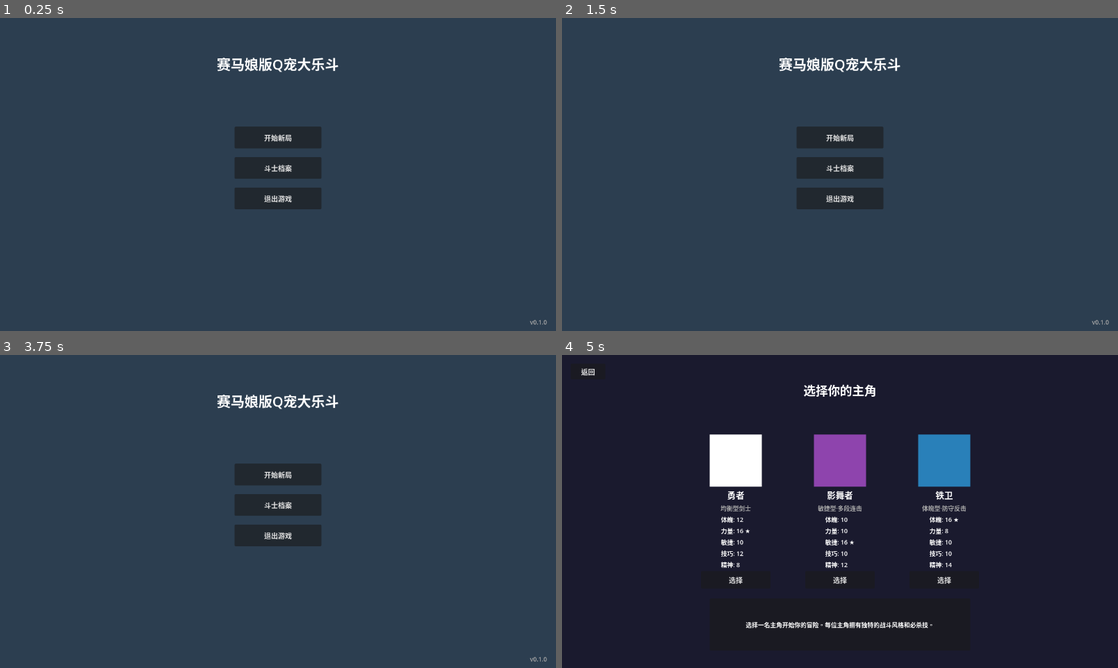
Above: before the commit, frames 1-4 (two rows, left to right).
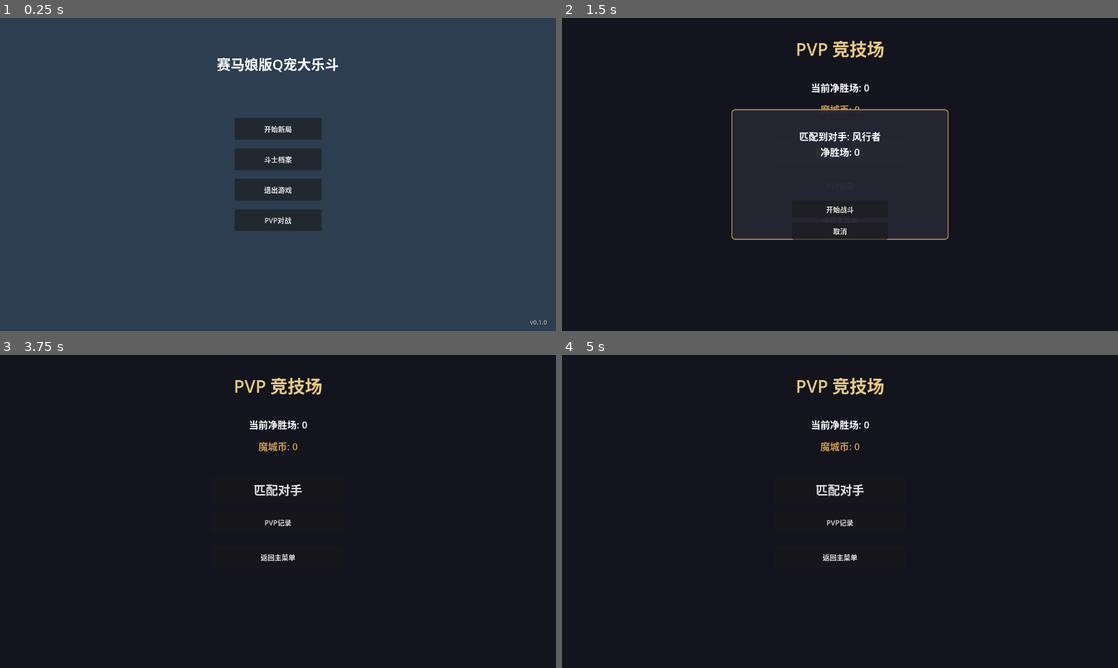
Above: after the commit, the same moments.

Repository: TianYu0321/Hero-Battle
Game: Godot game, scene res://scenes/main_menu/menu.tscn
Two runs of this game, one before a commit and one after it. Both use one fixed random seed, a clock stepped at 60 frames per second and the inputs below.
Inputs (mouse positions are in pixels of both pictures, inside the frame that each line leads up to):
- Up to frame 1 (0.25 s): no input
- Up to frame 2 (1.5 s): click (840, 221) at 0.5 s, where only the run after the commit has a clickable "PVP对战"; click (840, 152) at 1.25 s, where only the run after the commit has a clickable "匹配对手"
- Up to frame 3 (3.75 s): click (278, 520) at 2 s, where only the run after the commit has a clickable "PVP记录"; click (278, 558) at 2.75 s, where only the run after the commit has a clickable "返回主菜单"; click (278, 567) at 3.5 s, where only the run after the commit has a clickable "取消"
- Up to frame 4 (5 s): click (840, 473) at 4.25 s, where only the run before the commit has a clickable "开始新局"

The runs differ from the first frame. In frame 1, 3.9% of the frame differs, in the area x 42-58%, y 32-68%; in frame 2, 97%, in the area x 0-100%, y 0-100%; in frame 3, 97%; in frame 4, 7.8%.

Commit message:
0512bug修复

Diff:
--- a/autoload/event_bus.gd
+++ b/autoload/event_bus.gd
@@ -44,6 +44,8 @@
 signal pvp_match_found(opponent_data: Dictionary)
 signal pvp_battle_started(allies: Array, enemies: Array, playback_mode: String)
 signal pvp_result(result: Dictionary)
+signal pvp_lobby_requested
+signal mocheng_coin_changed(current: int, delta: int, reason: String)
 
 # --- 战斗信号 (Battle Lifecycle) ---
 signal battle_started(allies: Array, enemies: Array, battle_config: Dictionary)
--- a/autoload/game_manager.gd
+++ b/autoload/game_manager.gd
@@ -24,6 +24,7 @@
 	"FINAL_BATTLE": "res://scenes/battle/battle.tscn",
 	"SETTLEMENT": "res://scenes/settlement/settlement.tscn",
 	"ARCHIVE_VIEW": "res://scenes/archive_view/archive_view.tscn",
+	"PVP_LOBBY": "res://scenes/pvp_lobby/pvp_lobby.tscn",
 }
 
 # 字符串ID → 数字ID 映射（供RunMain启动RunController时使用）
@@ -60,6 +61,7 @@
 	EventBus.back_to_menu_requested.connect(_on_back_to_menu_requested)
 	EventBus.back_to_hero_select.connect(_on_back_to_hero_select)
 	EventBus.archive_view_requested.connect(_on_archive_view_requested)
+	EventBus.pvp_lobby_requested.connect(_on_pvp_lobby_requested)
 
 func change_scene(to_state: String, transition_type: String = "fade") -> void:
 	if _is_transitioning:
@@ -163,3 +165,6 @@
 
 func _on_archive_view_requested(_archive_id: String = "") -> void:
 	change_scene("ARCHIVE_VIEW", "fade")
+
+func _on_pvp_lobby_requested() -> void:
+	change_scene("PVP_LOBBY", "fade")
--- a/autoload/save_manager.gd
+++ b/autoload/save_manager.gd
@@ -312,16 +312,23 @@
 	_save_player_data(data)
 	return true
 
-func _load_player_data() -> Dictionary:
+func load_player_data() -> Dictionary:
 	var file_path: String = ConfigManager.SAVE_DIR + "player_data.json"
 	var data: Dictionary = ModelsSerializer.load_json_file(file_path)
 	if data.is_empty():
-		data = {"mocheng_coin": 0, "unlocked_partners": [], "net_wins": 0}
+		data = {"mocheng_coin": 0, "unlocked_partners": [], "net_wins": 0, "total_wins": 0, "total_losses": 0, "pvp_wins_today": 0, "last_pvp_date": ""}
 	return data
 
-func _save_player_data(data: Dictionary) -> void:
+func save_player_data(data: Dictionary) -> void:
 	var file_path: String = ConfigManager.SAVE_DIR + "player_data.json"
 	var file: FileAccess = FileAccess.open(file_path, FileAccess.WRITE)
 	if file != null:
 		file.store_string(JSON.stringify(data, "\t"))
 		file.close()
+
+# 兼容旧调用
+func _load_player_data() -> Dictionary:
+	return load_player_data()
+
+func _save_player_data(data: Dictionary) -> void:
+	save_player_data(data)
--- a/scenes/main_menu/menu.gd
+++ b/scenes/main_menu/menu.gd
@@ -31,6 +31,16 @@
 	else:
 		push_warning("[MainMenu] BtnArchive 未找到")
 
+	# 启用PVP对战按钮
+	var btn_pvp: Button = get_node_or_null("%BtnPVP")
+	if btn_pvp != null:
+		btn_pvp.visible = true
+		btn_pvp.disabled = false
+		btn_pvp.pressed.connect(_on_pvp_pressed)
+		print("[MainMenu] PVP按钮已启用")
+	else:
+		push_warning("[MainMenu] BtnPVP 未找到")
+
 	# 主菜单中隐藏PauseMenu的"返回主菜单"按钮
 	_pause_menu.set_is_main_menu(true)
 
@@ -58,6 +68,10 @@
 func _on_archive_button_pressed() -> void:
 	print("[MainMenu] 查看档案按钮点击")
 	EventBus.archive_view_requested.emit()
+
+func _on_pvp_pressed() -> void:
+	print("[MainMenu] PVP对战按钮点击")
+	EventBus.pvp_lobby_requested.emit()
 
 func _on_menu_button_pressed() -> void:
 	print("[MainMenu] 菜单按钮点击")
--- a/scenes/main_menu/menu.tscn
+++ b/scenes/main_menu/menu.tscn
@@ -75,6 +75,12 @@
 custom_minimum_size = Vector2(200, 50)
 text = "退出游戏"
 
+[node name="BtnPVP" type="Button" parent="MenuButtons"]
+unique_name_in_owner = true
+layout_mode = 2
+custom_minimum_size = Vector2(200, 50)
+text = "PVP对战"
+
 [node name="MenuButton" type="Button" parent="."]
 layout_mode = 1
 anchors_preset = 1
--- /dev/null
+++ b/scenes/pvp_lobby/pvp_lobby.gd
@@ -0,0 +1,227 @@
+class_name PvpLobby
+extends Control
+
+@onready var net_wins_label: Label = $NetWinsDisplay
+@onready var coin_label: Label = $MochengCoinDisplay
+@onready var match_button: Button = $MatchButton
+@onready var record_button: Button = $RecordButton
+@onready var back_button: Button = $BackButton
+@onready var match_result_panel: Panel = $MatchResultPanel
+@onready var opponent_info_label: Label = $MatchResultPanel/OpponentInfoLabel
+@onready var start_battle_button: Button = $MatchResultPanel/StartBattleButton
+@onready var cancel_button: Button = $MatchResultPanel/CancelButton
+@onready var battle_summary_panel = $BattleSummaryPanel
+
+var _current_opponent: Dictionary = {}
+var _player_data: Dictionary = {}
+var _virtual_pool: VirtualArchivePool = null
+
+func _ready() -> void:
+	_load_player_data()
+	_update_ui()
+
+	match_button.pressed.connect(_on_match_pressed)
+	record_button.pressed.connect(_on_record_pressed)
+	back_button.pressed.connect(_on_back_pressed)
+	start_battle_button.pressed.connect(_on_start_battle)
+	cancel_button.pressed.connect(_on_cancel_match)
+	battle_summary_panel.confirmed.connect(_on_battle_confirmed)
+
+	match_result_panel.visible = false
+	battle_summary_panel.visible = false
+
+	_virtual_pool = VirtualArchivePool.new()
+	_virtual_pool._load_virtual_archives()
+
+func _load_player_data() -> void:
+	_player_data = SaveManager.load_player_data()
+	if _player_data.is_empty():
+		_player_data = {
+			"net_wins": 0,
+			"total_wins": 0,
+			"total_losses": 0,
+			"mocheng_coin": 0,
+			"pvp_wins_today": 0,
+			"last_pvp_date": "",
+		}
+
+func _update_ui() -> void:
+	net_wins_label.text = "当前净胜场: %d" % _player_data.get("net_wins", 0)
+	coin_label.text = "魔城币: %d" % _player_data.get("mocheng_coin", 0)
+
+func _on_match_pressed() -> void:
+	print("[PvpLobby] 开始匹配")
+
+	var net_wins: int = _player_data.get("net_wins", 0)
+	var opponent: Dictionary = _find_opponent_by_net_wins(net_wins)
+
+	if opponent.is_empty():
+		opponent_info_label.text = "未找到匹配对手，使用AI挑战者"
+		_current_opponent = _generate_ai_opponent()
+	else:
+		var opp_name: String = opponent.get("hero_name", "影子斗士")
+		var opp_wins: int = opponent.get("net_wins", 0)
+		opponent_info_label.text = "匹配到对手: %s\n净胜场: %d" % [opp_name, opp_wins]
+		_current_opponent = opponent
+
+	match_result_panel.visible = true
+
+func _find_opponent_by_net_wins(player_net_wins: int) -> Dictionary:
+	var all_archives: Array[Dictionary] = SaveManager.load_archives("date", 9999, "")
+
+	# 加入虚拟档案
+	for va in _virtual_pool._virtual_archives:
+		all_archives.append(va)
+
+	var candidates: Array[Dictionary] = []
+	for archive in all_archives:
+		var opp_net_wins: int = archive.get("net_wins", 0)
+		if abs(opp_net_wins - player_net_wins) <= 2:
+			candidates.append(archive)
+
+	if candidates.is_empty():
+		for archive in all_archives:
+			candidates.append(archive)
+
+	if candidates.is_empty():
+		return {}
+
+	var rng := RandomNumberGenerator.new()
+	rng.randomize()
+	return candidates[rng.randi() % candidates.size()]
+
+func _generate_ai_opponent() -> Dictionary:
+	return {
+		"hero_name": "AI挑战者",
+		"hero_config_id": 1,
+		"attr_snapshot_vit": 20,
+		"attr_snapshot_str": 20,
+		"attr_snapshot_agi": 20,
+		"attr_snapshot_tec": 20,
+		"attr_snapshot_mnd": 20,
+		"partners": [
+			{"partner_config_id": 1001, "current_level": 1},
+		],
+		"net_wins": 0,
+		"_source": "ai",
+	}
+
+func _on_start_battle() -> void:
+	print("[PvpLobby] 开始PVP战斗")
+	match_result_panel.visible = false
+
+	var pvp_director := PvpDirector.new()
+	add_child(pvp_director)
+
+	var player_archive := _get_current_player_archive()
+	var pvp_config: Dictionary = {
+		"turn_number": 30,
+		"player_gold": 0,
+		"player_hp": player_archive.get("max_hp_reached", 100),
+		"player_hero": _archive_to_battle_dict(player_archive),
+		"run_seed": randi(),
+		"use_archive": true,
+		"opponent_archive": _current_opponent,
+	}
+
+	var result: Dictionary = pvp_director.execute_pvp(pvp_config)
+	pvp_director.queue_free()
+
+	_process_pvp_result(result)
+
+	# 转换格式给 BattleSummaryPanel
+	var battle_result: Dictionary = {
+		"winner": "player" if result.get("won", false) else "enemy",
+		"enemies": [{"name": result.get("opponent_name", "???")}],
+		"turns_elapsed": result.get("combat_summary", {}).get("turns", 0),
+		"hero_remaining_hp": int(player_archive.get("max_hp_reached", 100) * result.get("combat_summary", {}).get("player_hp_ratio", 1.0)),
+		"hero_max_hp": player_archive.get("max_hp_reached", 100),
+		"gold_reward": 0,
+		"max_chain_count": result.get("combat_summary", {}).get("max_chain", 0),
+		"opponent_source": _current_opponent.get("_source", result.get("opponent_source", "ai")),
+	}
+	battle_summary_panel.show_result(battle_result)
+	battle_summary_panel.visible = true
+
+func _process_pvp_result(result: Dictionary) -> void:
+	var won: bool = result.get("won", false)
+	var total_wins: int = _player_data.get("total_wins", 0)
+	var total_losses: int = _player_data.get("total_losses", 0)
+	var current_coin: int = _player_data.get("mocheng_coin", 0)
+	var today_wins: int = _player_data.get("pvp_wins_today", 0)
+	var last_date: String = _player_data.get("last_pvp_date", "")
+
+	var today_str: String = Time.get_datetime_string_from_unix_time(Time.get_unix_time_from_system(), true).split(" ")[0]
+	if last_date != today_str:
+		today_wins = 0
+		last_date = today_str
+
+	if won:
+		total_wins += 1
+		_player_data["total_wins"] = total_wins
+
+		if today_wins < 5:
+			current_coin += 20
+			today_wins += 1
+			print("[PvpLobby] 魔城币+20，今日胜利 %d/5" % today_wins)
+			EventBus.emit_signal("mocheng_coin_changed", current_coin, 20, "pvp_reward")
+		else:
+			print("[PvpLobby] 今日PVP已达上限，不再发放魔城币")
+	else:
+		total_losses += 1
+		_player_data["total_losses"] = total_losses
+		print("[PvpLobby] PVP失败")
+
+	var net_wins: int = maxi(0, total_wins - total_losses)
+	_player_data["net_wins"] = net_wins
+	_player_data["mocheng_coin"] = current_coin
+	_player_data["pvp_wins_today"] = today_wins
+	_player_data["last_pvp_date"] = last_date
+
+	SaveManager.save_player_data(_player_data)
+	_update_ui()
+
+	print("[PvpLobby] PVP结算完成: 净胜场=%d, 魔城币=%d" % [net_wins, current_coin])
+
+func _get_current_player_archive() -> Dictionary:
+	var archives: Array[Dictionary] = SaveManager.load_archives("date", 1, "")
+	if not archives.is_empty():
+		return archives[0]
+	return {
+		"hero_config_id": 1,
+		"attr_snapshot_vit": 20,
+		"attr_snapshot_str": 20,
+		"attr_snapshot_agi": 20,
+		"attr_snapshot_tec": 20,
+		"attr_snapshot_mnd": 20,
+		"max_hp_reached": 100,
+		"partners": [],
+	}
+
+func _archive_to_battle_dict(archive: Dictionary) -> Dictionary:
+	return {
+		"hero_id": ConfigManager.get_hero_id_by_config_id(archive.get("hero_config_id", 1)),
+		"stats": {
+			"physique": archive.get("attr_snapshot_vit", 10),
+			"strength": archive.get("attr_snapshot_str", 10),
+			"agility": archive.get("attr_snapshot_agi", 10),
+			"technique": archive.get("attr_snapshot_tec", 10),
+			"spirit": archive.get("attr_snapshot_mnd", 10),
+		},
+		"max_hp": archive.get("max_hp_reached", 100),
+		"hp": archive.get("max_hp_reached", 100),
+	}
+
+func _on_record_pressed() -> void:
+	print("[PvpLobby] 查看PVP记录")
+	# TODO: 显示PVP历史记录弹窗
+
+func _on_back_pressed() -> void:
+	EventBus.back_to_menu_requested.emit()
+
+func _on_cancel_match() -> void:
+	match_result_panel.visible = false
+	_current_opponent = {}
+
+func _on_battle_confirmed() -> void:
+	battle_summary_panel.visible = false
--- /dev/null
+++ b/scenes/pvp_lobby/pvp_lobby.tscn
@@ -0,0 +1,159 @@
+[gd_scene load_steps=4 format=3 uid="uid://pvp_lobby01"]
+
+[ext_resource type="Script" path="res://scenes/pvp_lobby/pvp_lobby.gd" id="1_lobby"]
+[ext_resource type="PackedScene" uid="uid://vktho61lbwnk" path="res://scenes/run_main/battle_summary_panel.tscn" id="2_bsp"]
+
+[sub_resource type="StyleBoxFlat" id="StyleBoxFlat_panel"]
+bg_color = Color(0.15, 0.15, 0.2, 0.95)
+border_width_left = 2
+border_width_top = 2
+border_width_right = 2
+border_width_bottom = 2
+border_color = Color(0.8, 0.6, 0.3, 1)
+corner_radius_top_left = 8
+corner_radius_top_right = 8
+corner_radius_bottom_right = 8
+corner_radius_bottom_left = 8
+
+[node name="PvpLobby" type="Control"]
+layout_mode = 3
+anchors_preset = 15
+anchor_right = 1.0
+anchor_bottom = 1.0
+grow_horizontal = 2
+grow_vertical = 2
+script = ExtResource("1_lobby")
+
+[node name="Background" type="ColorRect" parent="."]
+layout_mode = 1
+anchors_preset = 15
+anchor_right = 1.0
+anchor_bottom = 1.0
+grow_horizontal = 2
+grow_vertical = 2
+color = Color(0.08, 0.08, 0.12, 1)
+
+[node name="TitleLabel" type="Label" parent="."]
+layout_mode = 1
+anchors_preset = 5
+anchor_left = 0.5
+anchor_right = 0.5
+offset_left = -200.0
+offset_top = 40.0
+offset_right = 200.0
+offset_bottom = 100.0
+grow_horizontal = 2
+theme_override_font_sizes/font_size = 40
+theme_override_colors/font_color = Color(0.9, 0.8, 0.5, 1)
+text = "PVP 竞技场"
+horizontal_alignment = 1
+vertical_alignment = 1
+
+[node name="NetWinsDisplay" type="Label" parent="."]
+layout_mode = 0
+offset_left = 440.0
+offset_top = 140.0
+offset_right = 840.0
+offset_bottom = 180.0
+theme_override_font_sizes/font_size = 22
+text = "当前净胜场: 0"
+horizontal_alignment = 1
+vertical_alignment = 1
+
+[node name="MochengCoinDisplay" type="Label" parent="."]
+layout_mode = 0
+offset_left = 440.0
+offset_top = 190.0
+offset_right = 840.0
+offset_bottom = 230.0
+theme_override_font_sizes/font_size = 22
+theme_override_colors/font_color = Color(0.8, 0.6, 0.3, 1)
+text = "魔城币: 0"
+horizontal_alignment = 1
+vertical_alignment = 1
+
+[node name="MatchButton" type="Button" parent="."]
+layout_mode = 0
+offset_left = 490.0
+offset_top = 280.0
+offset_right = 790.0
+offset_bottom = 340.0
+theme_override_font_sizes/font_size = 28
+text = "匹配对手"
+
+[node name="RecordButton" type="Button" parent="."]
+layout_mode = 0
+offset_left = 490.0
+offset_top = 360.0
+offset_right = 790.0
+offset_bottom = 410.0
+text = "PVP记录"
+
+[node name="BackButton" type="Button" parent="."]
+layout_mode = 0
+offset_left = 490.0
+offset_top = 440.0
+offset_right = 790.0
+offset_bottom = 490.0
+text = "返回主菜单"
+
+[node name="MatchResultPanel" type="Panel" parent="."]
+layout_mode = 1
+anchors_preset = 8
+anchor_left = 0.5
+anchor_top = 0.5
+anchor_right = 0.5
+anchor_bottom = 0.5
+offset_left = -250.0
+offset_top = -150.0
+offset_right = 250.0
+offset_bottom = 150.0
+grow_horizontal = 2
+grow_vertical = 2
+theme_override_styles/panel = SubResource("StyleBoxFlat_panel")
+
+[node name="OpponentInfoLabel" type="Label" parent="MatchResultPanel"]
+layout_mode = 1
+anchors_preset = 10
+anchor_right = 1.0
+offset_top = 40.0
+offset_bottom = 120.0
+grow_horizontal = 2
+theme_override_font_sizes/font_size = 22
+text = "正在匹配..."
+horizontal_alignment = 1
+vertical_alignment = 1
+autowrap_mode = 2
+
+[node name="StartBattleButton" type="Button" parent="MatchResultPanel"]
+layout_mode = 1
+anchors_preset = 7
+anchor_left = 0.5
+anchor_top = 1.0
+anchor_right = 0.5
+anchor_bottom = 1.0
+offset_left = -110.0
+offset_top = -90.0
+offset_right = 110.0
+offset_bottom = -50.0
+grow_horizontal = 2
+grow_vertical = 0
+text = "开始战斗"
+
+[node name="CancelButton" type="Button" parent="MatchResultPanel"]
+layout_mode = 1
+anchors_preset = 7
+anchor_left = 0.5
+anchor_top = 1.0
+anchor_right = 0.5
+anchor_bottom = 1.0
+offset_left = -110.0
+offset_top = -40.0
+offset_right = 110.0
+offset_bottom = 0.0
+grow_horizontal = 2
+grow_vertical = 0
+text = "取消"
+
+[node name="BattleSummaryPanel" parent="." instance=ExtResource("2_bsp")]
+visible = false
--- a/scripts/systems/pvp_director.gd
+++ b/scripts/systems/pvp_director.gd
@@ -20,9 +20,16 @@
 	var archive_pool: VirtualArchivePool = get_node_or_null("/root/RunController/VirtualArchivePool")
 	var battle_config: Dictionary
 	if use_archive:
-		battle_config = opponent_generator.generate_opponent(pvp_config, turn_number, true, archive_pool)
+		# 优先使用传入的 opponent_archive（局外PVP大厅传入）
+		var opponent_archive: Dictionary = pvp_config.get("opponent_archive", {})
+		if not opponent_archive.is_empty():
+			battle_config = opponent_generator.generate_opponent_from_archive(opponent_archive, turn_number, pvp_config)
+		elif archive_pool != null:
+			battle_config = opponent_generator.generate_opponent(pvp_config, turn_number, true, archive_pool)
+		else:
+			battle_config = opponent_generator.generate_opponent(pvp_config, turn_number, false, null)
 	else:
-		battle_config = opponent_generator.generate_opponent(pvp_config, turn_number, false, archive_pool)
+		battle_config = opponent_generator.generate_opponent(pvp_config, turn_number, false, null)
 
 	# 2. 执行真实战斗
 	var battle_engine: BattleEngine = BattleEngine.new()
--- a/scripts/systems/run_controller.gd
+++ b/scripts/systems/run_controller.gd
@@ -604,13 +604,26 @@
 	## 游戏结束：生成档案数据并传递
 	var partners: Array[RuntimePartner] = _character_manager.get_partners()
 
+	# --- 计算真实评分（新增）---
+	var fb := RuntimeFinalBattle.new()
+	fb.result = 0
+	fb.hero_remaining_hp = _hero.current_hp
+	fb.hero_max_hp = _hero.max_hp
+	fb.damage_dealt_to_enemy = 0
+	fb.enemy_max_hp = 100
+
+	var score: FighterArchiveScore = _settlement_system.calculate_score(_run, _hero, fb, partners)
+	var real_grade: String = score.grade
+	var real_score: int = int(score.total_score)
+	print("[RunController] _end_run 计算评分: grade=%s, score=%d" % [real_grade, real_score])
+
 	# --- 生成档案数据 ---
 	var final_battle_data: Dictionary = _pending_battle_result if _pending_battle_result != null else {}
 	var archive_data: Dictionary = {
 		"hero_config_id": _run.hero_config_id,
 		"final_turn": _run.current_turn,
-		"final_score": _run.total_score,
-		"final_grade": "S",
+		"final_score": real_score,
+		"final_grade": real_grade,
 		"attr_snapshot_vit": _hero.current_vit,
 		"attr_snapshot_str": _hero.current_str,
 		"attr_snapshot_agi": _hero.current_agi,
Not shown, added: scenes/pvp_lobby/pvp_lobby.gd.uid
Not shown, added: Docs/0512改动/task-card-phase5b-pvp-lobby.md
Not shown, added: Docs/0512改动/task-card-pvp-polish.md
